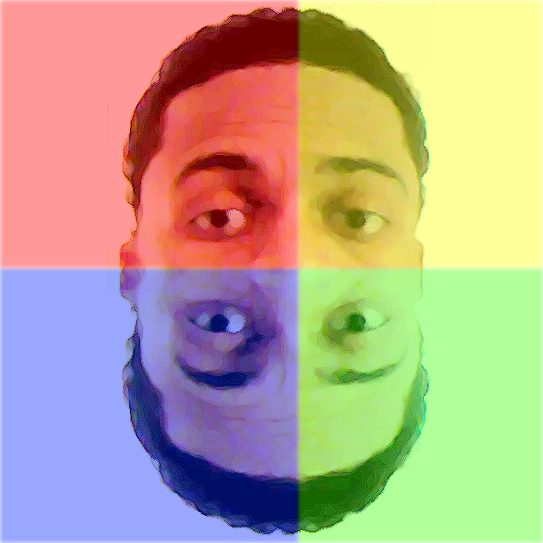
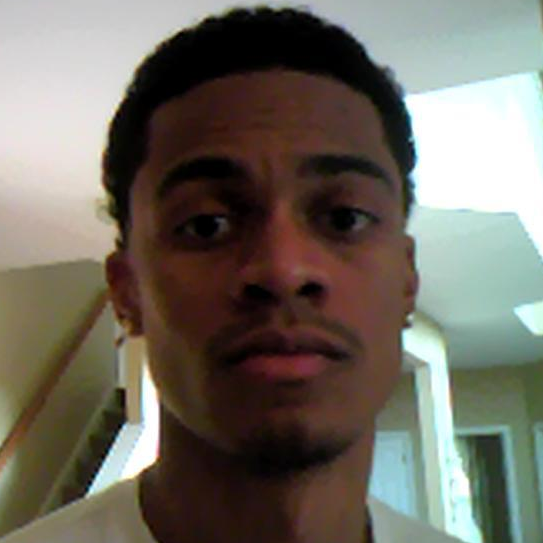
Revision of a layered 543 × 543 image; what changed, layer by layer:
added layer "Layer 15" above "Layer 1 copy 2" over [0, 0, 543, 543]
showed "Layer 1 copy 2", moved it out of group "face" over [0, 0, 543, 543]
added group "project" with 13 layers over [0, 0, 543, 543]
moved "overlay" into group "project" over [0, 0, 543, 543]
moved "face" into group "project" over [0, 0, 543, 543]
